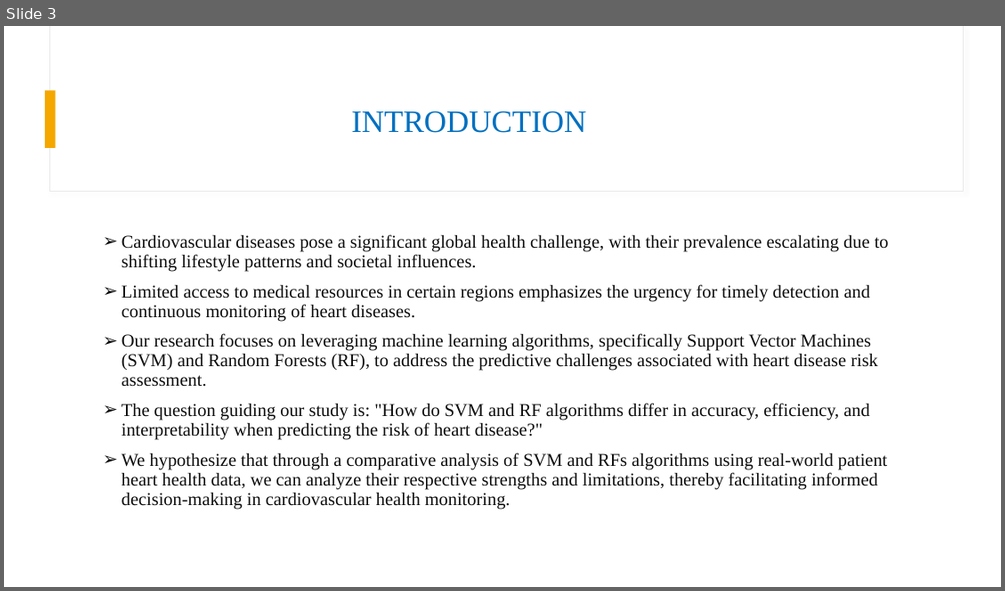
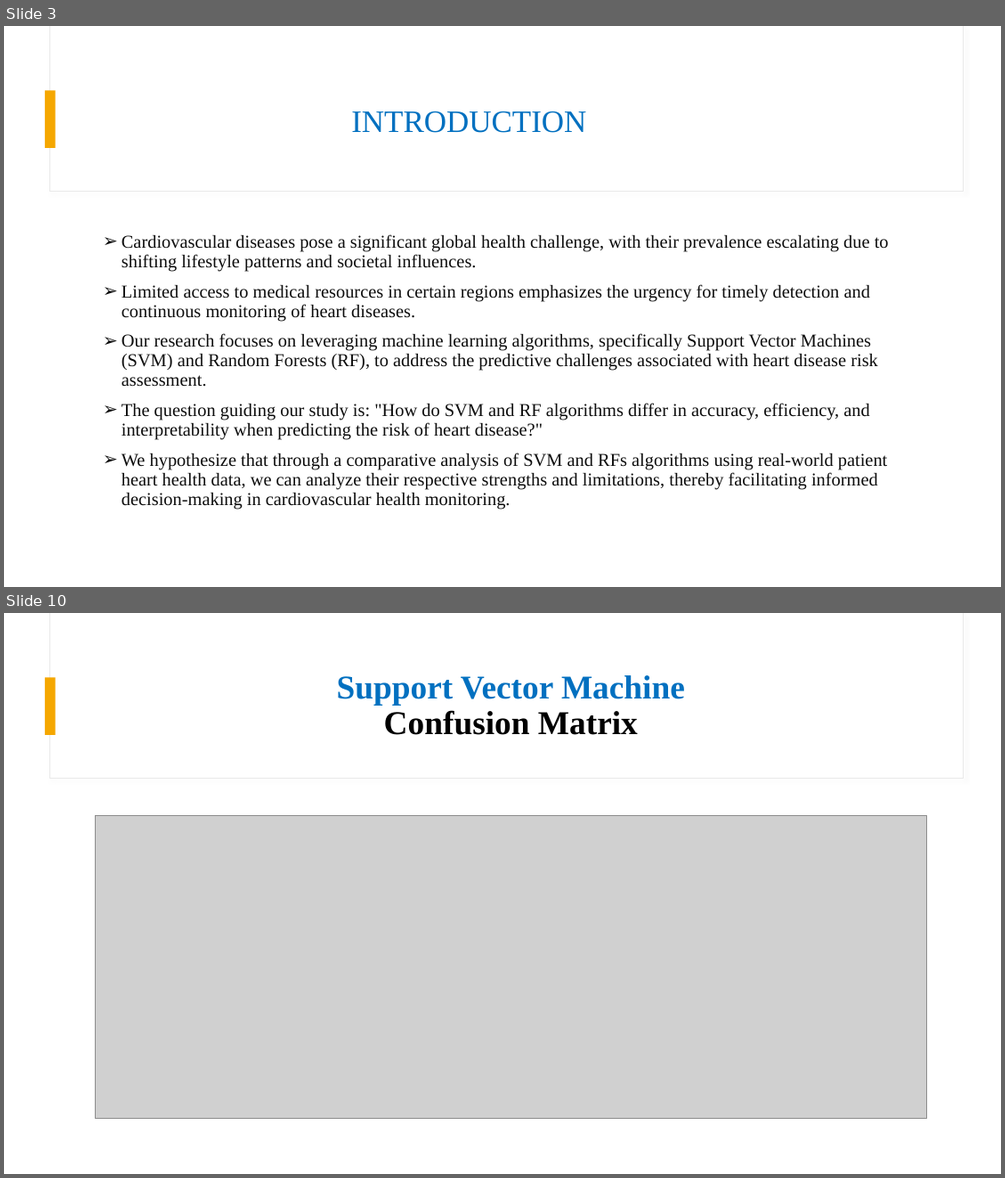
Before and after one commit to csci595-research-lit-spring-2024/595-class-project-spring-2024-chandana3166, a slide deck: presentations/CSCI_595_projectpresentation.pptx. Shown one above the other, each under a label of ours: slide 3 before the commit, slides 3 and 10 after it; the slides between them are not shown. The pictures are 1005x591 and 1005x1178 pixels, drawn with LibreOffice and Linux fonts; fonts in the diff are those of the drawing; grey boxes stand for pictures. Boxes give left, top, right and bottom in pixels: in the first picture for what was removed or moved away, otherwise in the second. Text is boxed around its words. In the diff, an @@ line names an element or a change of style, - is before the commit and + after.

```diff
--- a/presentations/CSCI_595_projectpresentation.pptx
+++ b/presentations/CSCI_595_projectpresentation.pptx
@@ slide 10 added at (4,613,1001,1174), background #FFFFFF; not listed: 3 template elements that a slide beside it also shows @@
@@ title added at (337,675,685,735), 32 pt, text #0070C0, bold @@
+Support Vector Machine
+Confusion Matrix
@@ picture added at (96,816,927,1118) @@
```
Also in this commit, not shown: 1 slide changed, 9 other slides added.
